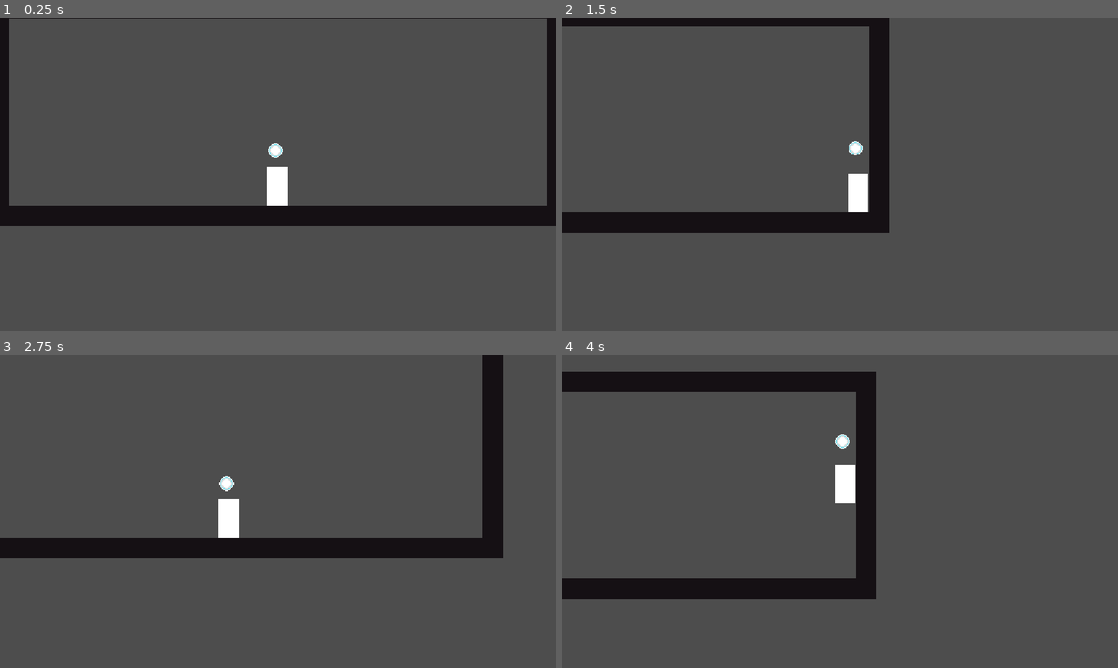
Above: before the commit, frames 1-4 (two rows, left to right).
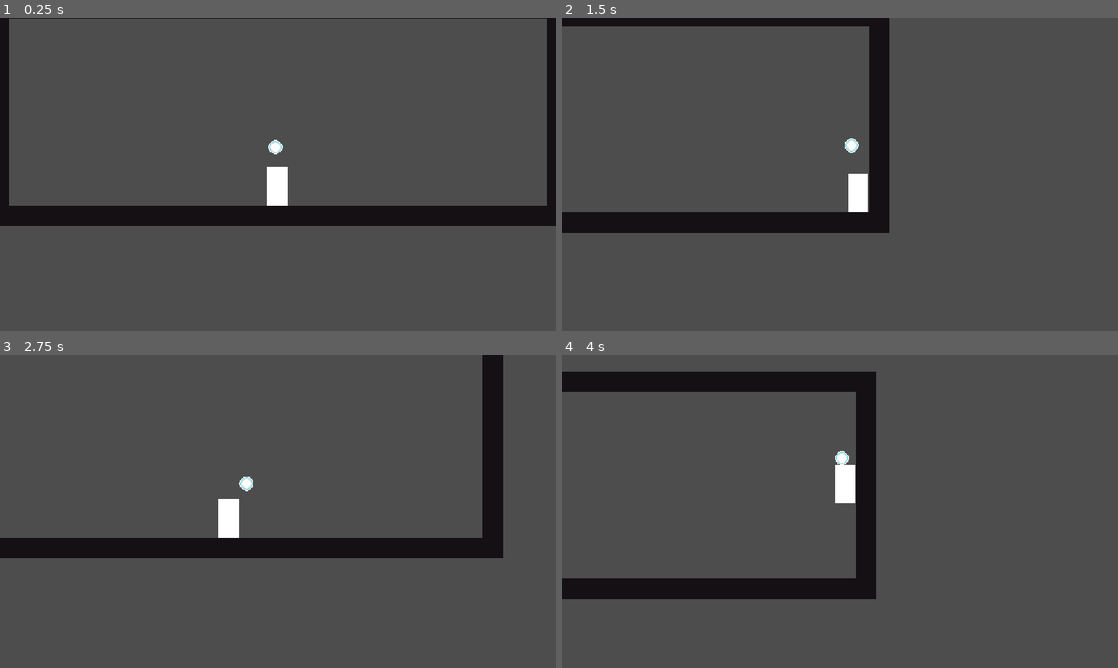
Above: after the commit, the same moments.

Repository: Timi865/Microvania
Game: Godot game, scene res://Scenes/game.tscn
Same seed, same stepped clock (60 frames per second), same inputs: the game is played once before the commit and once after it.
Inputs:
- Up to frame 1 (0.25 s): no input
- Up to frame 2 (1.5 s): hold Right (Move_right) from 0.53 s (still down); tap C (dash) at 0.6, 1.35 s; tap Space (Jump) at 0.77 s
- Up to frame 3 (2.75 s): tap Space (Jump) at 1.52 s; release Right (Move_right) at 2.03 s; hold Left (Move_left) from 2.03 s (still down); tap C (dash) at 2.1 s
- Up to frame 4 (4 s): release Left (Move_left) at 2.78 s; hold Right (Move_right) from 2.78 s (still down); tap C (dash) at 2.85, 3.6 s; tap Space (Jump) at 3.02, 3.77 s

The runs differ from the first frame. In frame 1, less than 0.1% of the frame differs, in the area x 48-51%, y 38-45%; in frame 2, 0.1%; in frame 3, 0.2%, in the area x 39-46%, y 38-44%; in frame 4, 0.2%.

Commit message:
Update orb.gd
Orb now bobs and moves around the player reacting to the player physics

Diff:
--- a/Scripts/orb.gd
+++ b/Scripts/orb.gd
@@ -1,4 +1,9 @@
 extends Area2D
+
+@export var follow_speed: float = 8.0
+@export var physics_reaction: float = 0.08
+@export var float_height: float = 2.0
+@export var float_speed: float = 3.0
 
 var start_position: Vector2
 var time: float = 0.0
@@ -8,4 +13,16 @@
 
 func _process(delta: float) -> void:
 	time += delta
-	position.y = start_position.y + sin(time * 3.0) * 2.0
+
+	var player = get_parent().get_parent()
+
+	var target_position := start_position
+
+	# React to player velocity
+	target_position.y -= player.velocity.y * physics_reaction
+	target_position.x -= player.velocity.x * physics_reaction
+
+	# Small floating motion
+	target_position.y += sin(time * float_speed) * float_height
+
+	position = position.lerp(target_position, follow_speed * delta)
